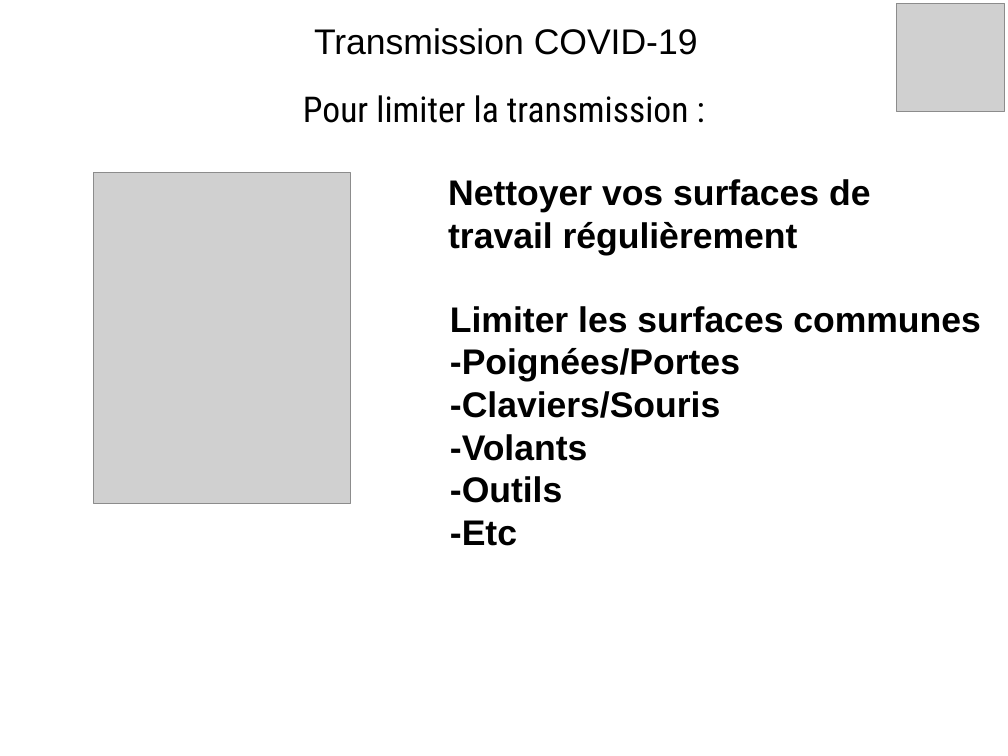
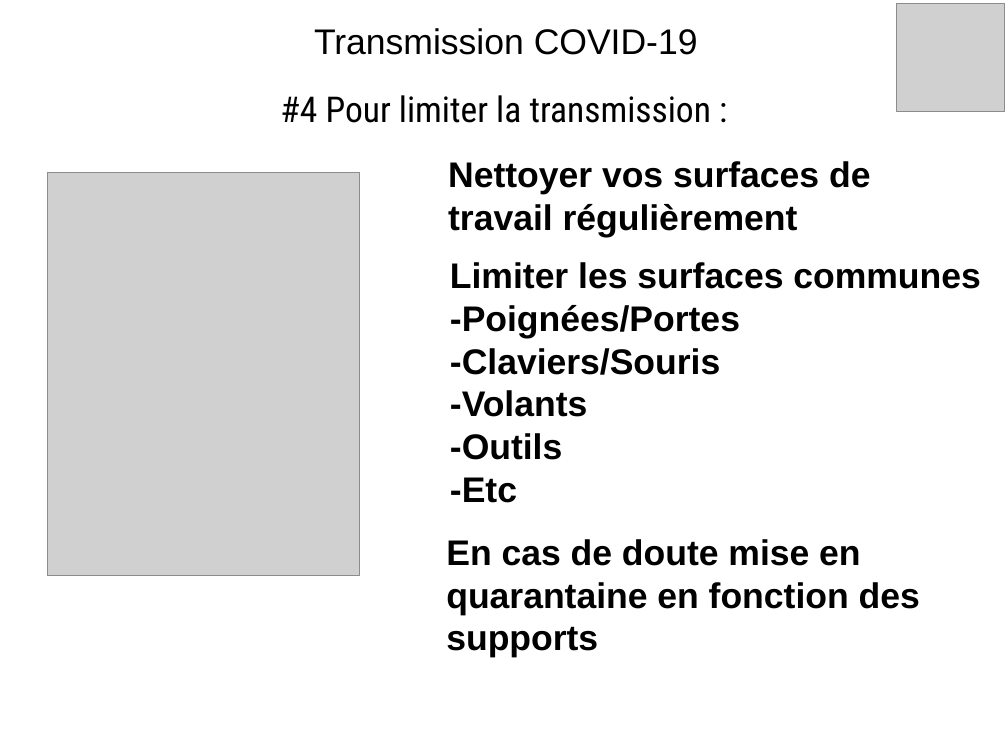
Before and after one commit to Evarisk/bibliotheque-media-risque, a slide deck: slide 4 of causerie/produits-emissions-dechets/prevention-detection-covid-19/prevention-detection-covid-19.odp (slide 3 before the commit). Drawn at 1008x756 pixels with LibreOffice and Linux fonts; fonts in the diff are those of the drawing; grey boxes stand for pictures; background and template pictures are left out. Boxes give left, top, right and bottom in pixels: in the first picture for what was removed or moved away, otherwise in the second. Text is boxed around its words. In the diff, an @@ line names an element or a change of style, - is before the commit and + after.

```diff
--- a/causerie/produits-emissions-dechets/prevention-detection-covid-19/prevention-detection-covid-19.odp
+++ b/causerie/produits-emissions-dechets/prevention-detection-covid-19/prevention-detection-covid-19.odp
@@ title at <box>280,95,711,123</box>: text changed @@
-Pour limiter la transmission :
+#4 Pour limiter la transmission :
@@ text "Nettoyer vos surfaces de travail ...": place and size @@
-text "Nettoyer vos surfaces de travail ..." at <box>448,179,870,255</box>
+text "Nettoyer vos surfaces de travail ..." at <box>448,161,870,237</box>
@@ picture: place and size @@
-picture at <box>93,173,350,504</box>
+picture at <box>48,173,360,576</box>
@@ title "Limiter les surfaces communes -Poignées/Portes ...": place and size @@
-title "Limiter les surfaces communes -Poignées/Portes ..." at <box>450,306,980,546</box>
+title "Limiter les surfaces communes -Poignées/Portes ..." at <box>450,262,980,503</box>
@@ title added at <box>446,539,920,658</box>, 28 pt, text #000000, bold @@
+En cas de doute mise en quarantaine en fonction des supports
```
Also in this commit, not shown: 2 other slides changed, 1 slide added, 1 slide removed.
